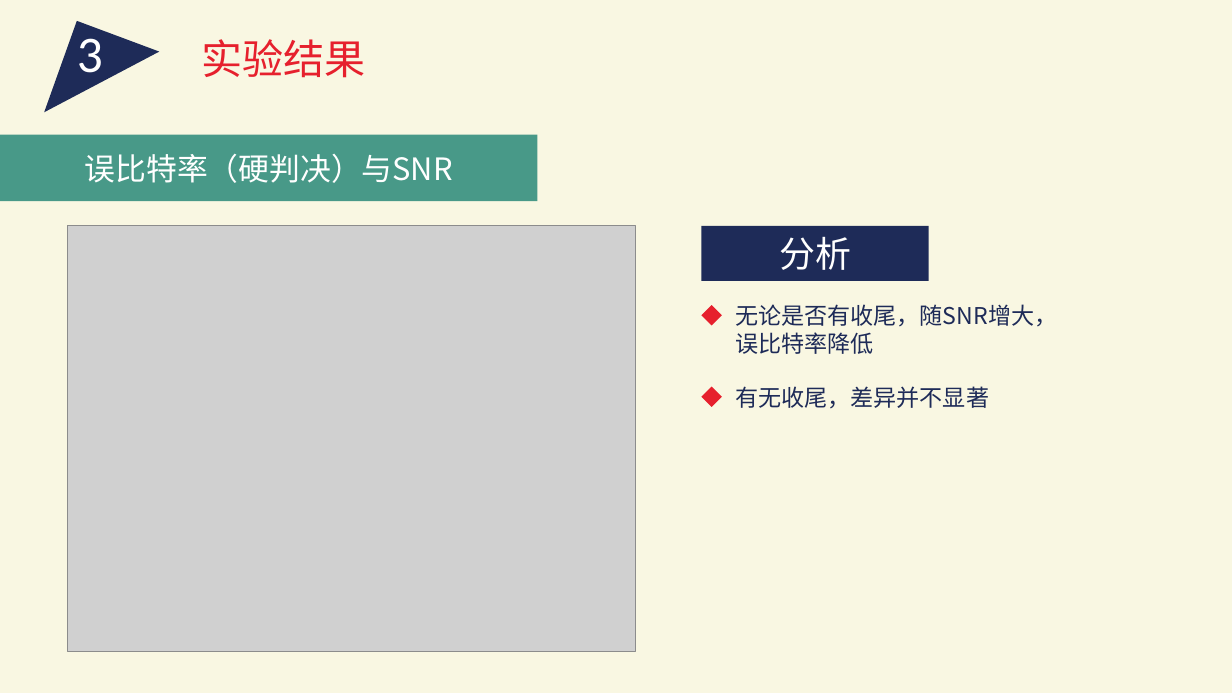
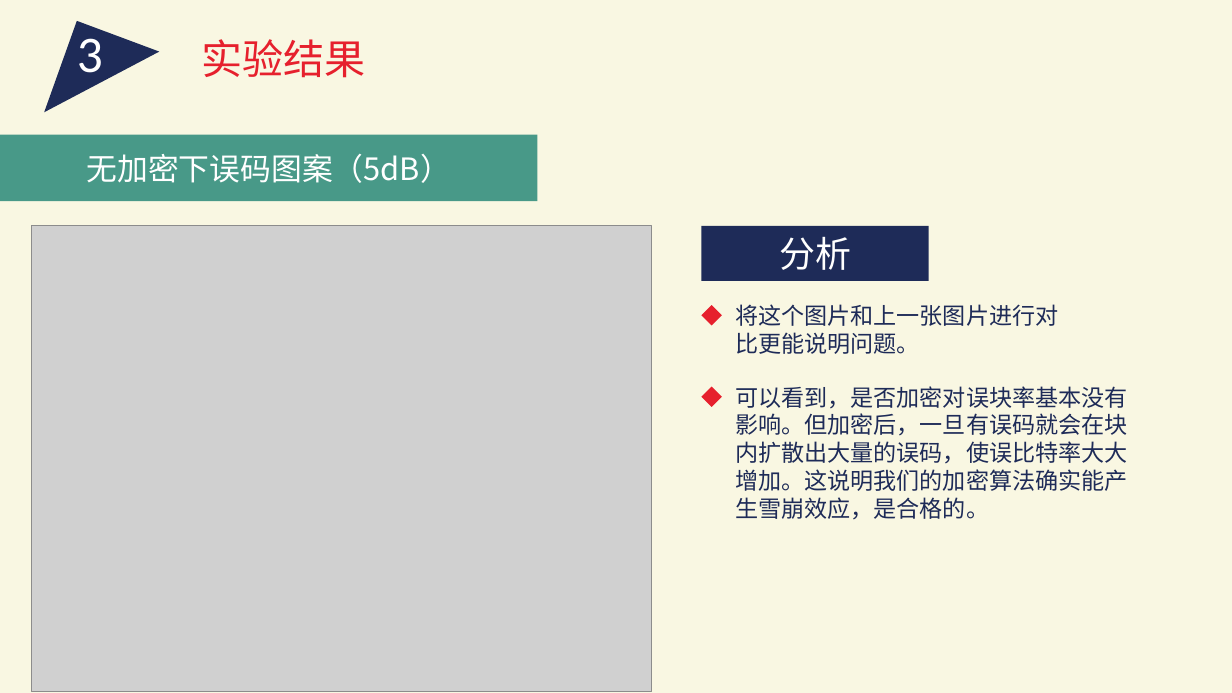
Before and after one commit to IntroductionOfCoding2015/encryption, a slide deck: slide 16 of PPT.pptx (slide 15 before the commit). Drawn at 1232x693 pixels with LibreOffice and Linux fonts; fonts in the diff are those of the drawing; grey boxes stand for pictures. Boxes give left, top, right and bottom in pixels: in the first picture for what was removed or moved away, otherwise in the second. Text is boxed around its words. In the diff, an @@ line names an element or a change of style, - is before the commit and + after.

```diff
--- a/PPT.pptx
+++ b/PPT.pptx
@@ text in rectangle at (x1=87, y1=154, x2=451, y2=183): text changed @@
-误比特率（硬判决）与SNR
+无加密下误码图案（5dB）
@@ picture resized from (x1=67, y1=226, x2=635, y2=652) to (x1=31, y1=226, x2=653, y2=691) @@
@@ text at (x1=735, y1=304, x2=1058, y2=354): text changed @@
-无论是否有收尾，随SNR增大，误比特率降低
+将这个图片和上一张图片进行对比更能说明问题。
@@ text at (x1=735, y1=386, x2=1128, y2=520): text changed @@
-有无收尾，差异并不显著
+可以看到，是否加密对误块率基本没有影响。但加密后，一旦有误码就会在块内扩散出大量的误码，使误比特率大大增加。这说明我们的加密算法确实能产生雪崩效应，是合格的。
```
Also in this commit, not shown: 8 other slides changed, 2 slides added, 5 slides removed, 1 other file.
